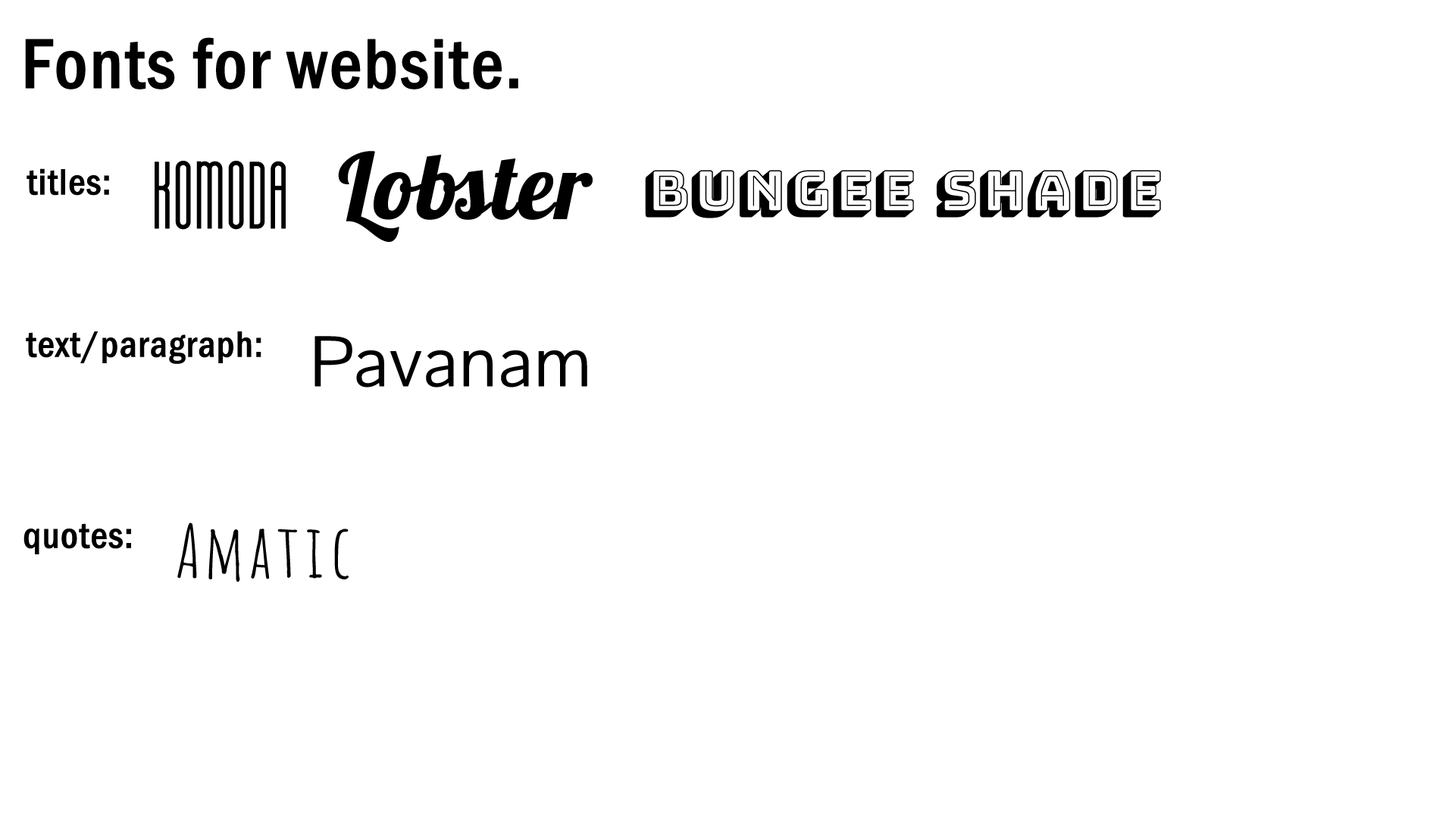
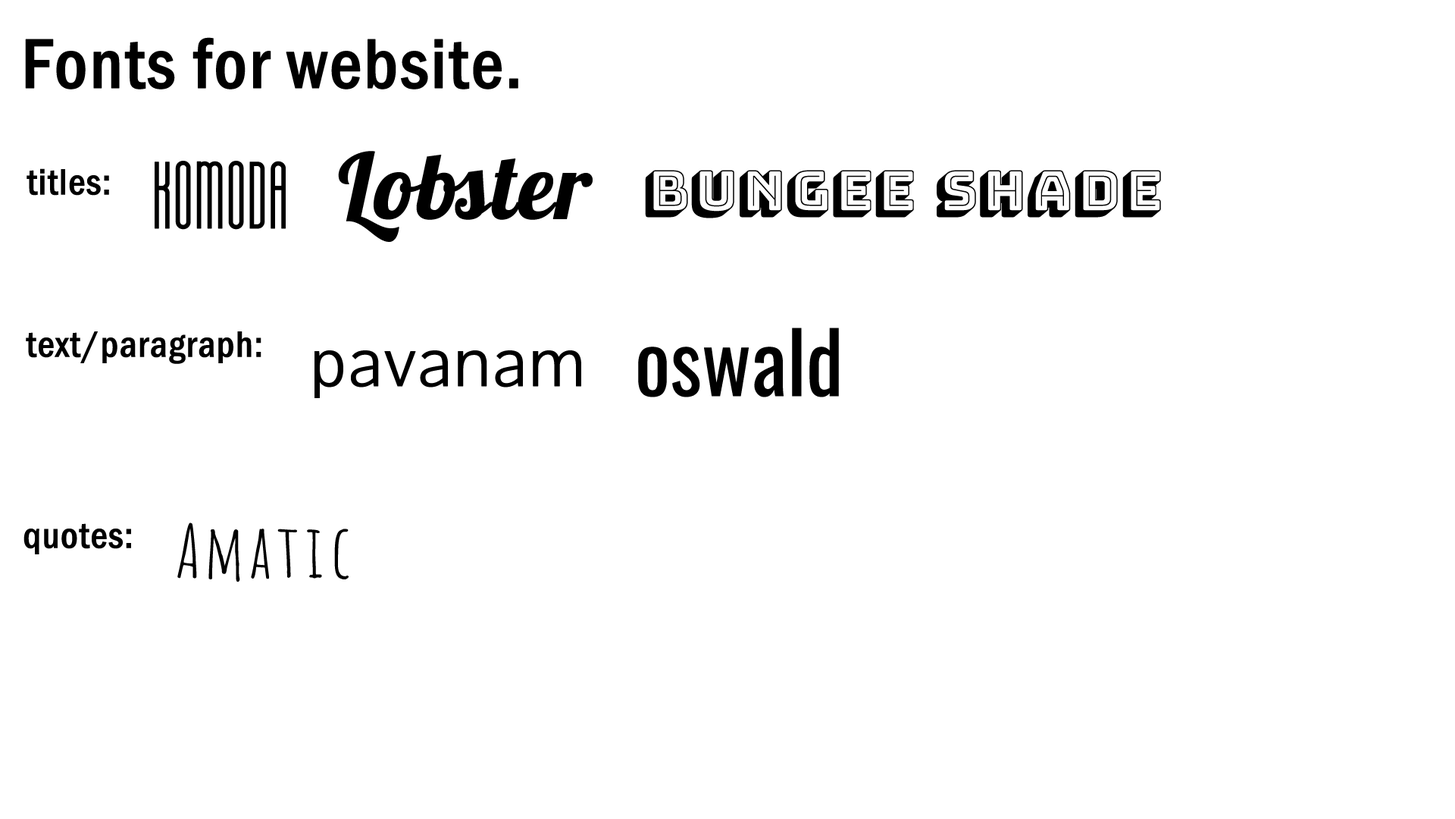
Comparing the layer stacks of the two 1455px x 819px images. Changes:
added layer "oswald" in group "Tekengebied 1" over <box>638,327,840,398</box>
renamed "Pavanam" to "pavanam", painted on it over <box>314,335,588,398</box>
